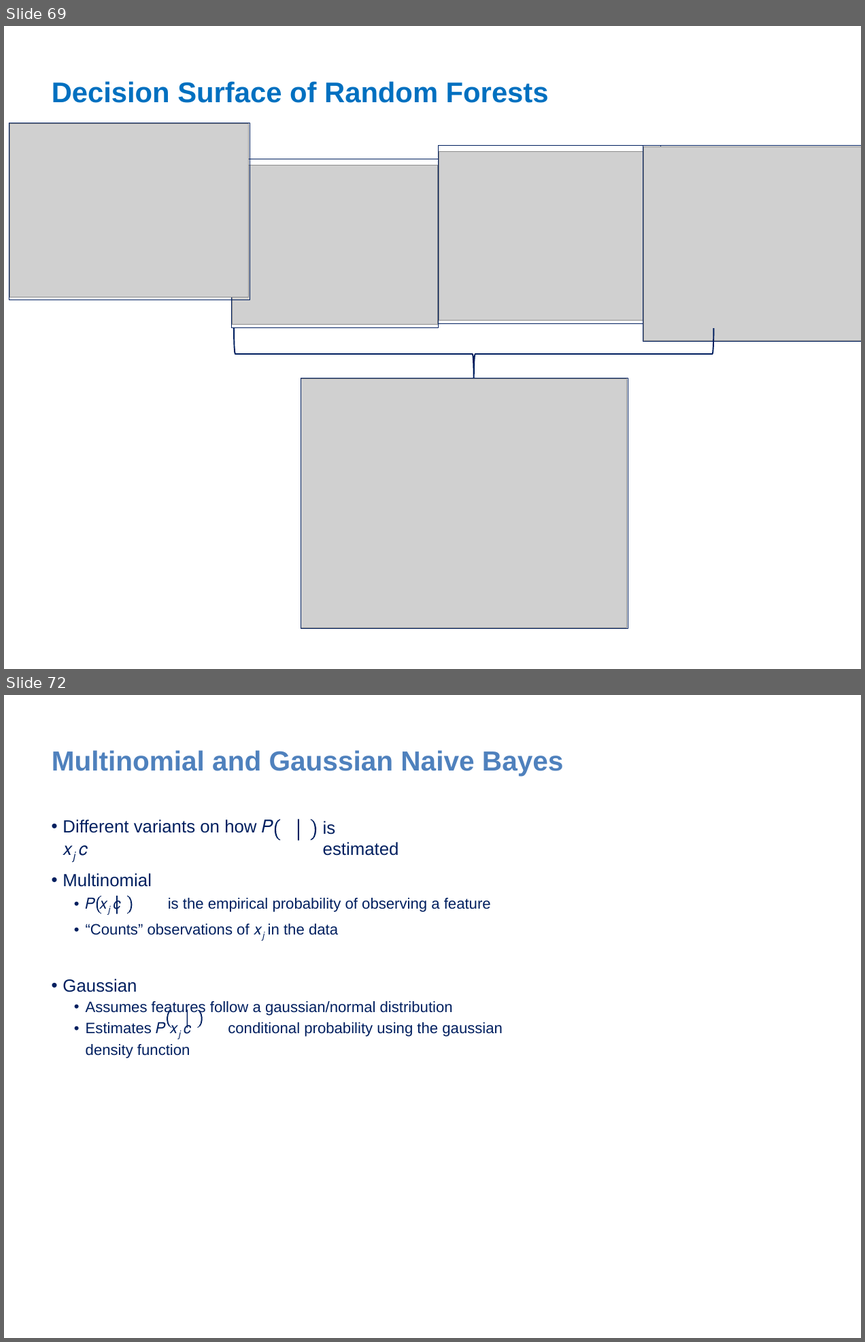
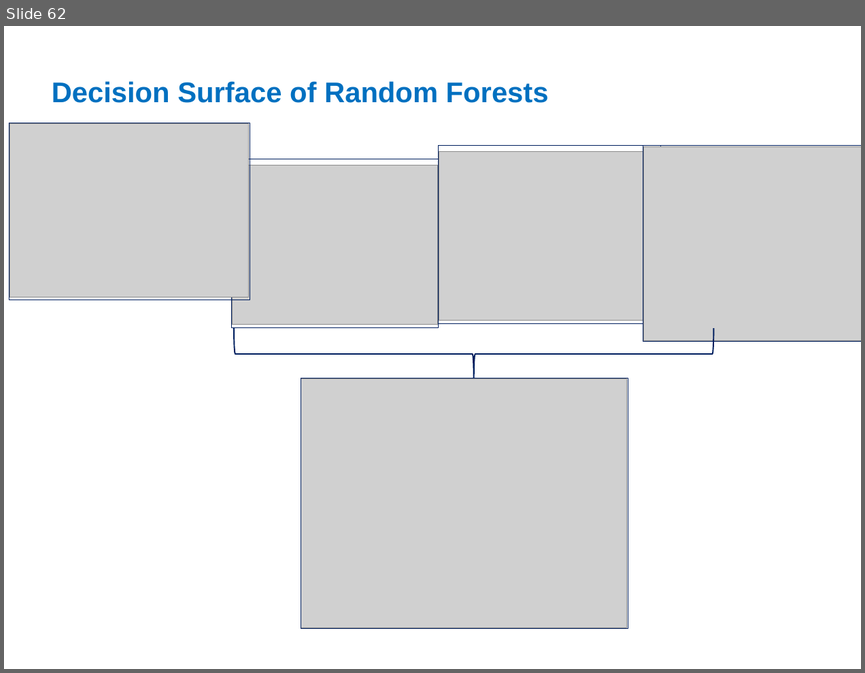
Before and after one commit to zhangyu027/UCI_Hadoop-Apache_Airflow, a slide deck: Slides/M7_Pyspark_Mlib.pptx. Shown one above the other, each under a label of ours: slides 69 and 72 before the commit, slide 62 after it; the slides between them are not shown. The pictures are 865x1342 and 865x673 pixels, drawn with LibreOffice and Linux fonts; fonts in the diff are those of the drawing; grey boxes stand for pictures. Boxes give left, top, right and bottom in pixels: in the first picture for what was removed or moved away, otherwise in the second. Text is boxed around its words. In the diff, an @@ line names an element or a change of style, - is before the commit and + after.

```diff
--- a/Slides/M7_Pyspark_Mlib.pptx
+++ b/Slides/M7_Pyspark_Mlib.pptx
@@ slide 72 removed at box(4, 695, 861, 1338), background #FFFFFF @@
@@ title removed at box(52, 750, 564, 775) @@
-Multinomial and Gaussian Naive Bayes
@@ text removed at box(62, 819, 273, 855) @@
-• Different variants on how 𝑃 𝑥𝑗 𝑐
@@ freeform shape removed at box(275, 819, 281, 841) @@
@@ freeform shape removed at box(298, 819, 299, 841) @@
@@ freeform shape removed at box(311, 819, 317, 841) @@
@@ text removed at box(323, 821, 399, 855) @@
-is estimated
@@ text removed at box(62, 873, 502, 1058) @@
-• Multinomial
-  • 𝑃 𝑥𝑗 𝑐 is the empirical probability of observing a feature
-  • “Counts” observations of 𝑥𝑗 in the data
-• Gaussian
-  • Assumes features follow a gaussian/normal distribution
-  • Estimates 𝑃 𝑥𝑗 𝑐 conditional probability using the gaussian density function
@@ freeform shape removed at box(96, 896, 101, 914) @@
@@ freeform shape removed at box(116, 896, 118, 914) @@
@@ freeform shape removed at box(127, 896, 132, 914) @@
@@ freeform shape removed at box(167, 1010, 171, 1028) @@
@@ freeform shape removed at box(186, 1010, 188, 1028) @@
@@ freeform shape removed at box(197, 1010, 203, 1028) @@
@@ what was slide 69 is now slide 62 @@
```
Also in this commit, not shown: 4 slides changed, 10 slides added, 19 other slides removed, 1 other file.
